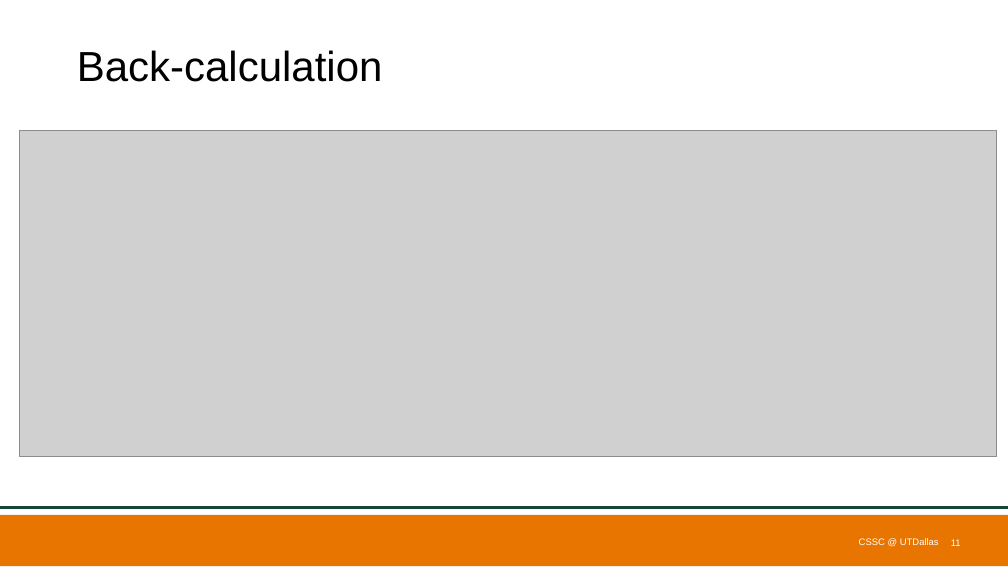
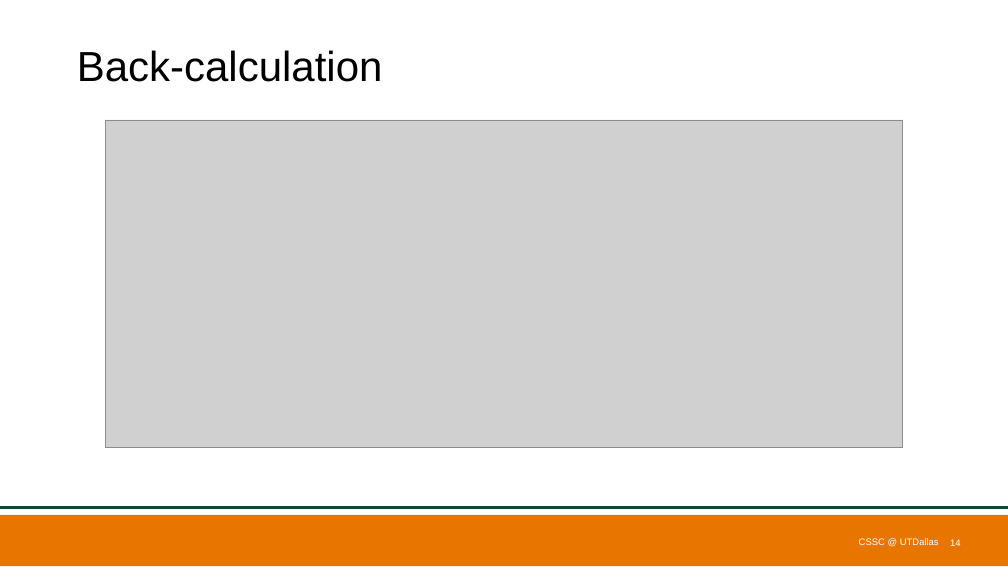
Before and after one commit to m-usama-z/cssc-pid-workshop, a slide deck: slide 14 of PID_Workshop_V1.pptx (slide 11 before the commit). Drawn at 1008x567 pixels with LibreOffice and Linux fonts; fonts in the diff are those of the drawing; grey boxes stand for pictures; background and template pictures are left out. Boxes give left, top, right and bottom in pixels: in the first picture for what was removed or moved away, otherwise in the second. Text is boxed around its words. In the diff, an @@ line names an element or a change of style, - is before the commit and + after.

```diff
--- a/PID_Workshop_V1.pptx
+++ b/PID_Workshop_V1.pptx
@@ picture: place and size @@
-picture at bbox=[20, 130, 997, 456]
+picture at bbox=[105, 120, 903, 448]
@@ page number at bbox=[950, 539, 961, 546]: text changed @@
-11
+14
```
Also in this commit, not shown: 7 other slides changed, 4 slides added, 2 other files.
